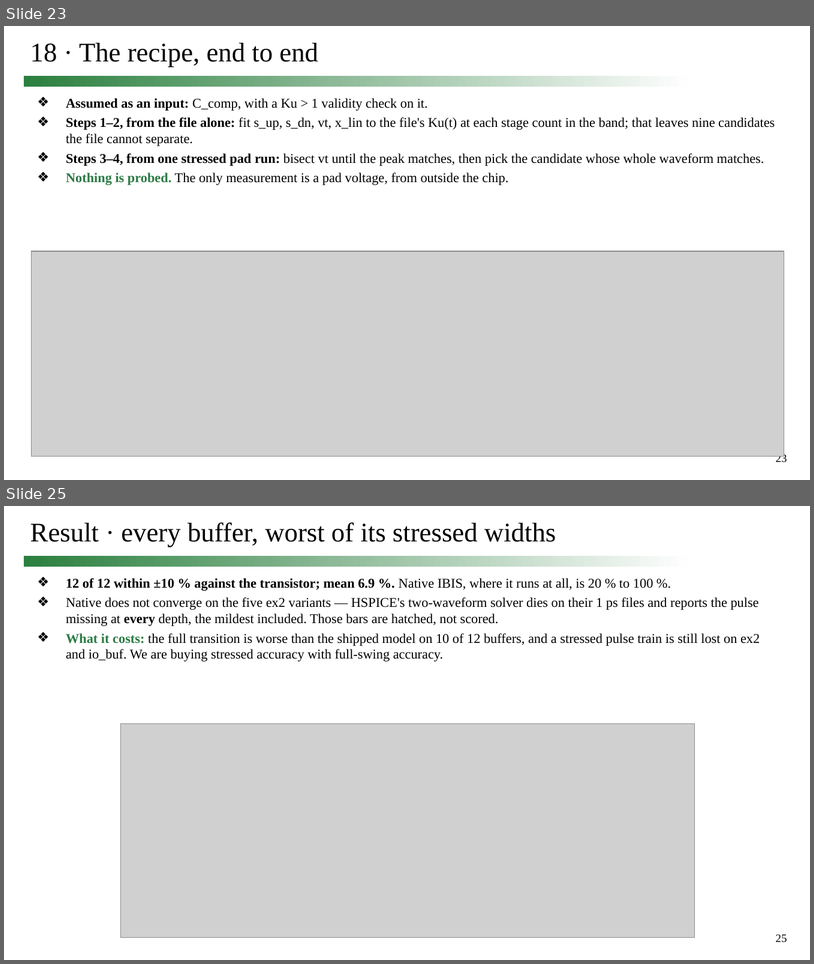
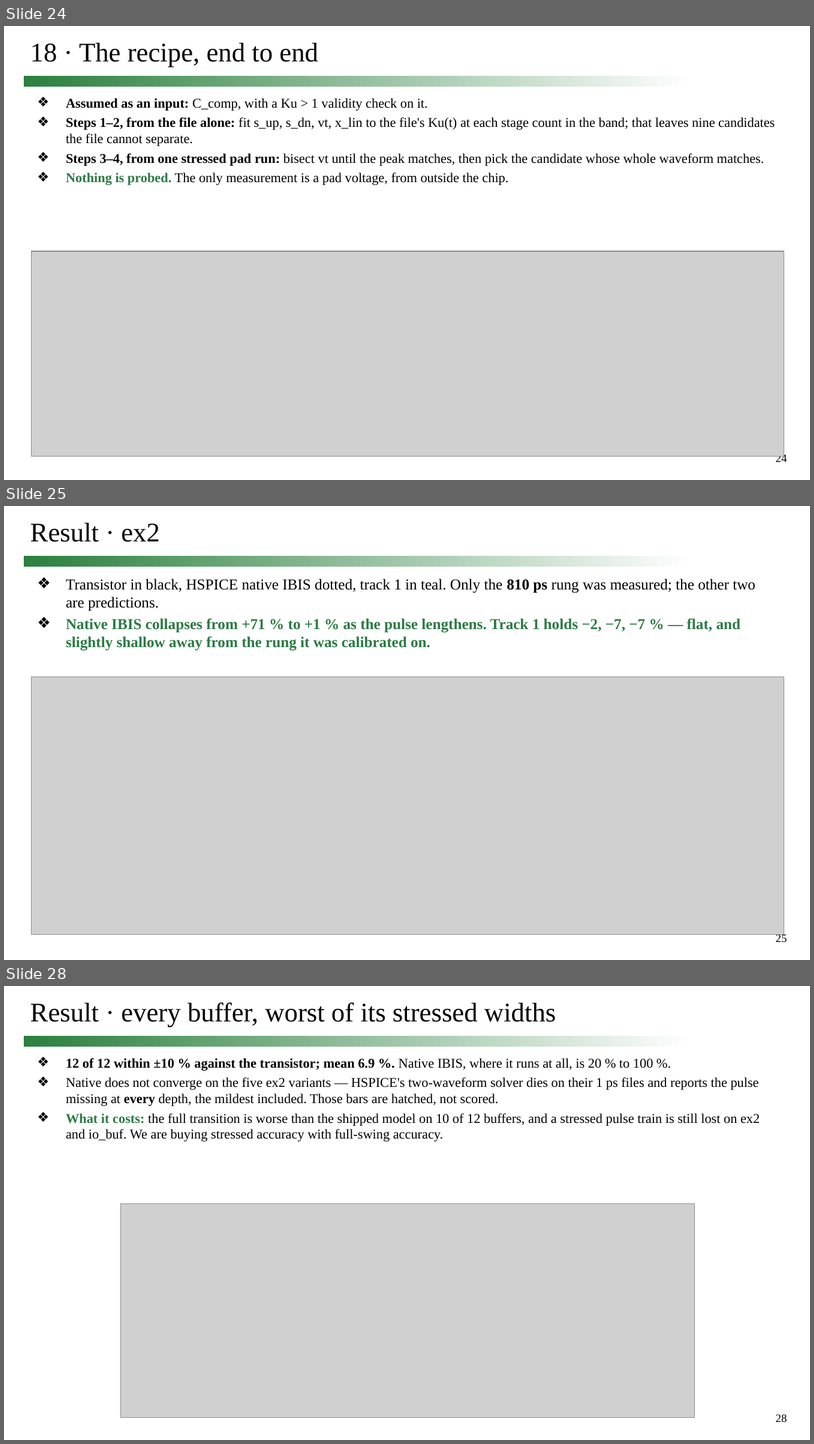
Before and after one commit to simon9721/ibis_comparison, a slide deck: results/meeting_deck_2026-09-24/0924_track1_story.pptx. Shown one above the other, each under a label of ours: slides 23 and 25 before the commit, slides 24, 25 and 28 after it; the slides between them are not shown. The pictures are 814x964 and 814x1444 pixels, drawn with LibreOffice and Linux fonts; fonts in the diff are those of the drawing; grey boxes stand for pictures. Boxes give left, top, right and bottom in pixels: in the first picture for what was removed or moved away, otherwise in the second. Text is boxed around its words. In the diff, an @@ line names an element or a change of style, - is before the commit and + after.

```diff
--- a/results/meeting_deck_2026-09-24/0924_track1_story.pptx
+++ b/results/meeting_deck_2026-09-24/0924_track1_story.pptx
@@ slide 25 added at (x1=4, y1=506, x2=810, y2=960), background #FFFFFF; not listed: 2 template elements that a slide beside it also shows @@
@@ title added at (x1=30, y1=523, x2=160, y2=542), 32 pt, text #000000 @@
+Result · ex2
@@ text added at (x1=66, y1=579, x2=756, y2=651), 18 pt, text #2B7A43, bold @@
+❖ Transistor in black, HSPICE native IBIS dotted, track 1 in teal. Only the 810 ps rung was measured; the other two are predictions.
+❖ Native IBIS collapses from +71 % to +1 % as the pulse lengthens. Track 1 holds −2, −7, −7 % — flat, and slightly shallow away from the rung it was calibrated on.
@@ picture added at (x1=31, y1=676, x2=785, y2=934) @@
@@ what was slide 23 is now slide 24 @@
@@ page number at (x1=776, y1=453, x2=788, y2=462): text changed @@
-23
+24
@@ what was slide 25 is now slide 28 @@
@@ page number at (x1=776, y1=1414, x2=788, y2=1422): text changed @@
-25
+28
```
Also in this commit, not shown: 1 slide changed, 4 other slides added, 2 slides removed, 9 other files.
